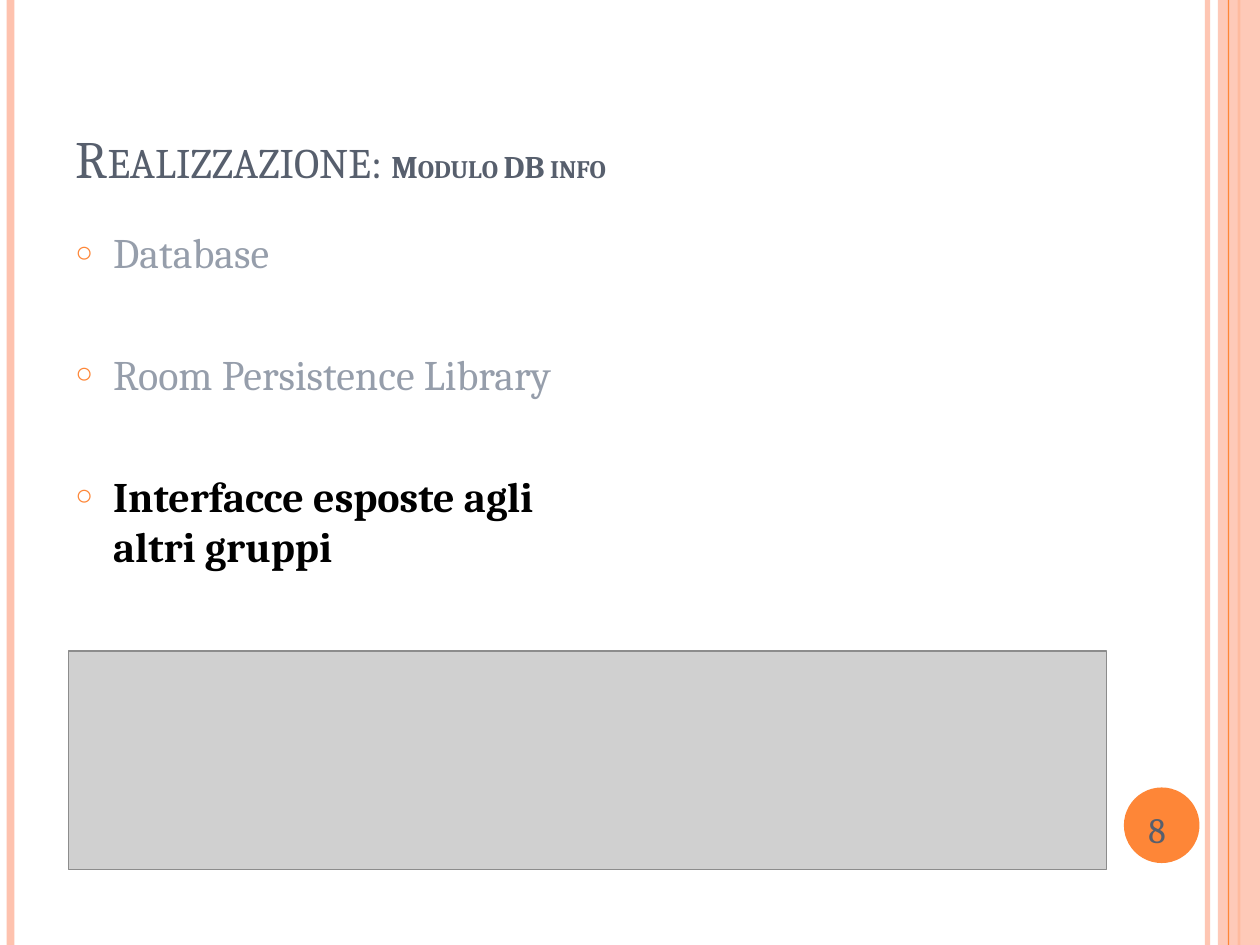
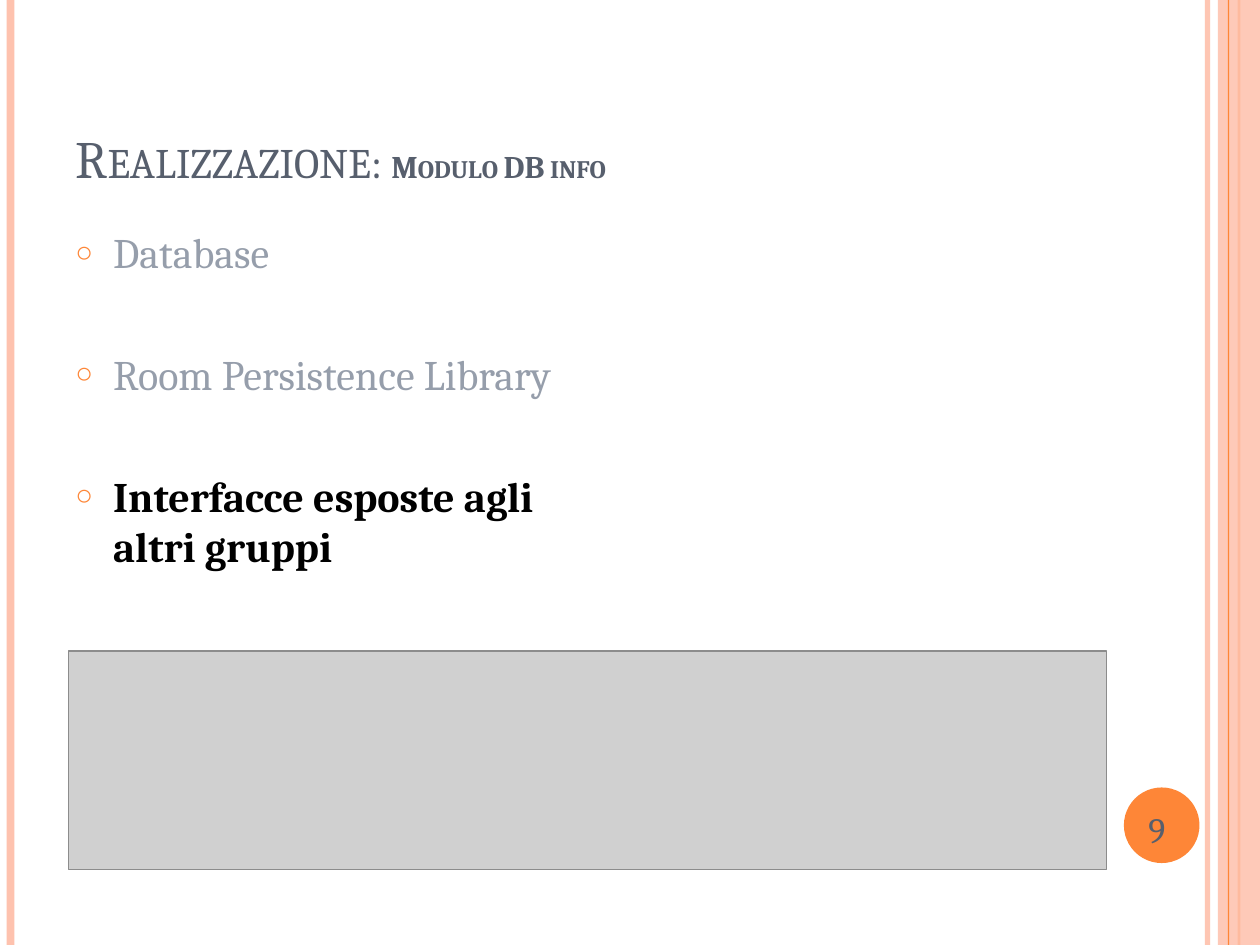
Before and after one commit to StepEla/ingegneria-software, a slide deck: slide 10 of PrototipoCompleto.pptx (slide 9 before the commit). Drawn at 1260x945 pixels with LibreOffice and Linux fonts; fonts in the diff are those of the drawing; grey boxes stand for pictures. Boxes give left, top, right and bottom in pixels: in the first picture for what was removed or moved away, otherwise in the second. Text is boxed around its words. In the diff, an @@ line names an element or a change of style, - is before the commit and + after.

```diff
--- a/PrototipoCompleto.pptx
+++ b/PrototipoCompleto.pptx
@@ text at <box>1148,819,1165,843</box>: text changed @@
-8
+9
```
Also in this commit, not shown: 4 other slides changed, 1 slide added.
